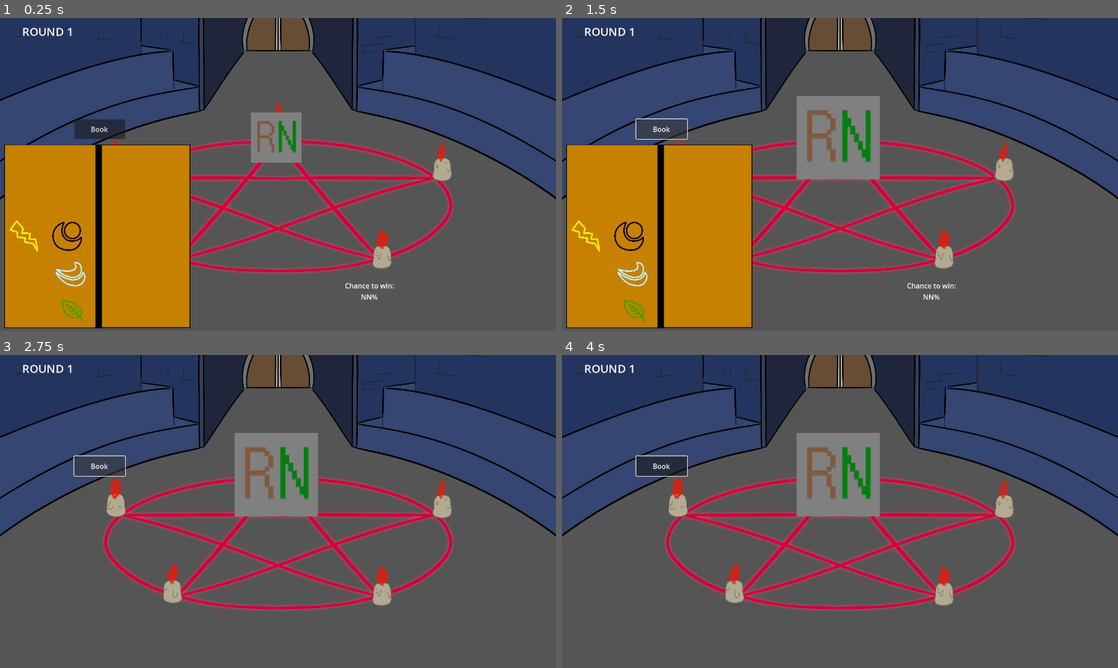
Above: before the commit, frames 1-4 (two rows, left to right).
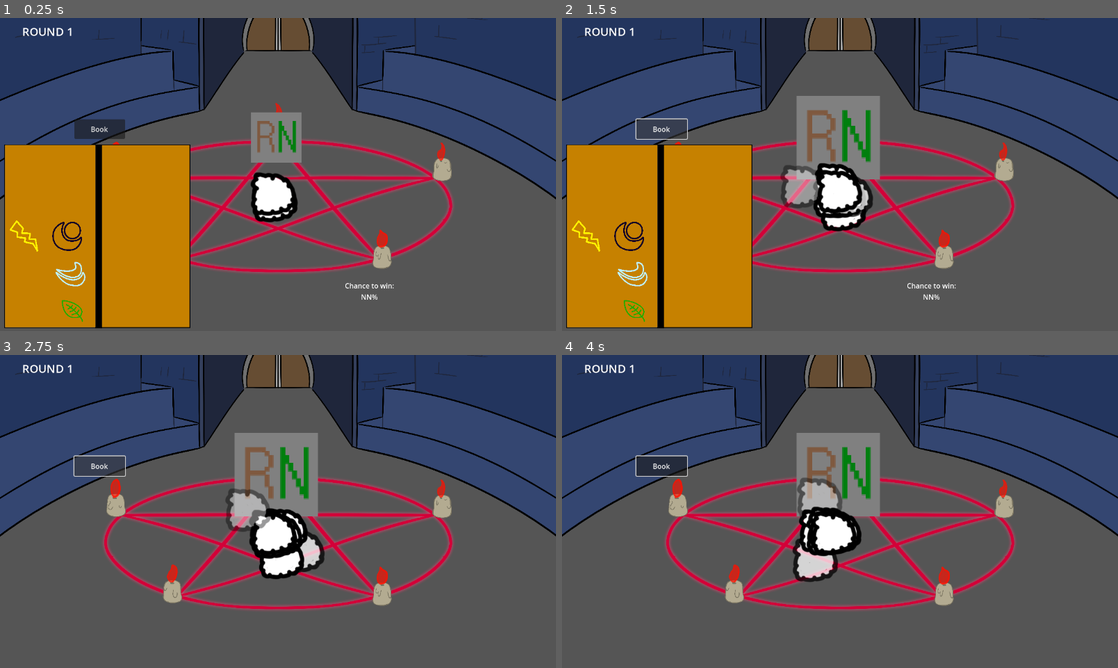
Above: after the commit, the same moments.

Repository: DigiDuncan/DPNJam1
Game: Godot game, scene res://main.tscn
Two runs of this game, one before a commit and one after it. Both use one fixed random seed, a clock stepped at 60 frames per second and the inputs below.
Inputs (mouse positions are in pixels of both pictures, inside the frame that each line leads up to):
- Up to frame 1 (0.25 s): no input
- Up to frame 2 (1.5 s): click "Book" at 0.5 s; click "Book" at 1.25 s
- Up to frame 3 (2.75 s): click "Book" at 2 s
- Up to frame 4 (4 s): move the mouse to (962, 495) at 2.77 s; click (962, 495) at 2.92 s; move the mouse to (728, 527) at 3.52 s; click (728, 527) at 3.67 s

The runs differ from the first frame. In frame 1, 1.1% of the frame differs, in the area x 45-54%, y 49-66%; in frame 2, 2.5%; in frame 3, 2.9%, in the area x 40-59%, y 42-72%; in frame 4, 2.8%.

Commit message:
they tussle

Diff:
--- a/main.tscn
+++ b/main.tscn
@@ -22,6 +22,7 @@
 [ext_resource type="Script" path="res://YouGot.gd" id="19_5adlu"]
 [ext_resource type="Texture2D" uid="uid://bmm5ryjagoght" path="res://YouLost.png" id="19_f87h6"]
 [ext_resource type="Texture2D" uid="uid://cg6pcmrvvxxts" path="res://YouWon.png" id="20_bhgh1"]
+[ext_resource type="Texture2D" uid="uid://c227o2sh7u1oc" path="res://cloud.png" id="23_525wq"]
 
 [sub_resource type="GDScript" id="GDScript_xbnlv"]
 script/source = "extends Button
@@ -72,7 +73,7 @@
 
 [sub_resource type="Animation" id="Animation_s7jxp"]
 resource_name = "EnemyCharge"
-length = 5.0
+length = 6.0
 tracks/0/type = "value"
 tracks/0/imported = false
 tracks/0/enabled = true
@@ -120,6 +121,18 @@
 "transitions": PackedFloat32Array(0.203063, 0.203063, 6.9644, 1, 10.5561),
 "update": 0,
 "values": [Vector2(-0.5, 0.5), Vector2(-0.5, 0.5), Vector2(-5, 5), Vector2(-5, 5), Vector2(-1, 1)]
+}
+tracks/4/type = "value"
+tracks/4/imported = false
+tracks/4/enabled = true
+tracks/4/path = NodePath("Smoke:emitting")
+tracks/4/interp = 1
+tracks/4/loop_wrap = true
+tracks/4/keys = {
+"times": PackedFloat32Array(3, 6),
+"transitions": PackedFloat32Array(1, 1),
+"update": 1,
+"values": [true, false]
 }
 
 [sub_resource type="Animation" id="Animation_dcngd"]
@@ -145,6 +158,10 @@
 "EnemyGrow": SubResource("Animation_dcngd")
 }
 
+[sub_resource type="Gradient" id="Gradient_vsqva"]
+offsets = PackedFloat32Array(0.665236, 1)
+colors = PackedColorArray(1, 1, 1, 1, 1, 1, 1, 0)
+
 [node name="Everything" type="Node2D"]
 
 [node name="GameManager" type="Node" parent="."]
@@ -680,6 +697,17 @@
 autoplay = true
 panning_strength = 0.0
 
+[node name="Smoke" type="CPUParticles2D" parent="."]
+position = Vector2(630, 412)
+texture = ExtResource("23_525wq")
+emission_shape = 1
+emission_sphere_radius = 1.0
+spread = 180.0
+gravity = Vector2(0, 0)
+initial_velocity_min = 21.43
+initial_velocity_max = 107.14
+color_ramp = SubResource("Gradient_vsqva")
+
 [connection signal="pressed" from="Book/SummonButton" to="Book" method="_on_summon_button_pressed"]
 [connection signal="pressed" from="Book/SummonButton" to="Monsters/AllyMonster" method="_on_summon_button_pressed"]
 [connection signal="pressed" from="Book/ClearButton" to="Book" method="_on_clear_button_pressed"]
Binary file added: cloud.png
Not shown, added: cloud.png.import
Not shown: 1 places in main.tscn that only renumber resources
